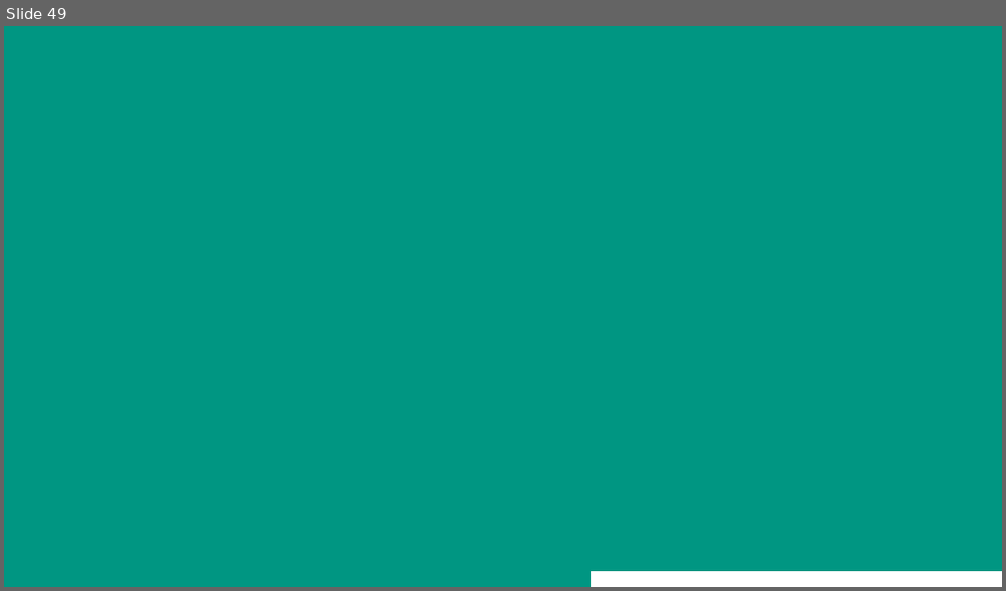
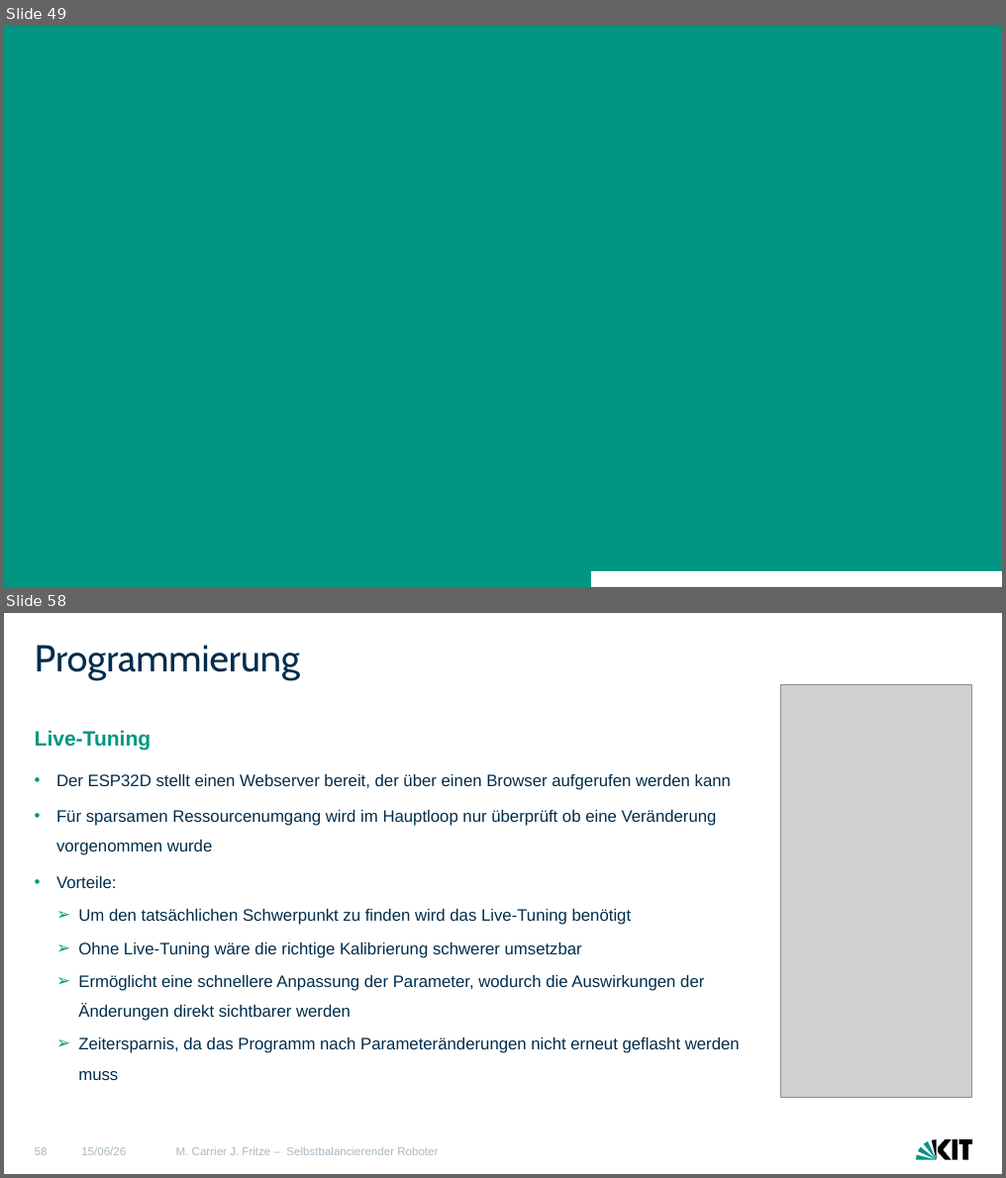
Before and after one commit to MCITBA/Lok_Prak_Rob, a slide deck: Finale_Präsentation_erw.pptx. Shown one above the other, each under a label of ours: slide 49 before the commit, slides 49 and 58 after it; the slides between them are not shown. The pictures are 1006x591 and 1006x1178 pixels, drawn with LibreOffice and Linux fonts; fonts in the diff are those of the drawing; grey boxes stand for pictures; background and template pictures are left out. Boxes give left, top, right and bottom in pixels: in the first picture for what was removed or moved away, otherwise in the second. Text is boxed around its words. In the diff, an @@ line names an element or a change of style, - is before the commit and + after.

```diff
--- a/Finale_Präsentation_erw.pptx
+++ b/Finale_Präsentation_erw.pptx
@@ slide 58 added at [4,613,1002,1174], background #FFFFFF @@
@@ title added at [35,645,300,680], 36 pt, text #002D4C @@
+Programmierung
@@ picture added at [781,684,972,1097] @@
@@ text added at [35,730,740,1080], 16 pt, text #002D4C @@
+          Live-Tuning
+  • Der ESP32D stellt einen Webserver bereit, der über einen Browser aufgerufen werden kann
+  • Für sparsamen Ressourcenumgang wird im Hauptloop nur überprüft ob eine Veränderung vorgenommen wurde
+  • Vorteile:
+      ➢ Um den tatsächlichen Schwerpunkt zu finden wird das Live-Tuning benötigt
+      ➢ Ohne Live-Tuning wäre die richtige Kalibrierung schwerer umsetzbar
+      ➢ Ermöglicht eine schnellere Anpassung der Parameter, wodurch die Auswirkungen der Änderungen direkt sichtbarer werden
+      ➢ Zeitersparnis, da das Programm nach Parameteränderungen nicht erneut geflasht werden muss
@@ freeform shape added at [916,1143,936,1161], fill #009682 @@
@@ freeform shape added at [932,1140,973,1160], fill #000000 @@
@@ page number added at [35,1148,48,1156], 11 pt, text #A8B9C4 @@
+58
@@ text added at [81,1148,126,1156], 11 pt, text #A8B9C4 @@
+15/06/26
@@ text added at [176,1148,438,1156], 11 pt, text #A8B9C4 @@
+M. Carrier J. Fritze – Selbstbalancierender Roboter
```
Also in this commit, not shown: 52 slides changed, 3 other slides added, 2 slides removed.
